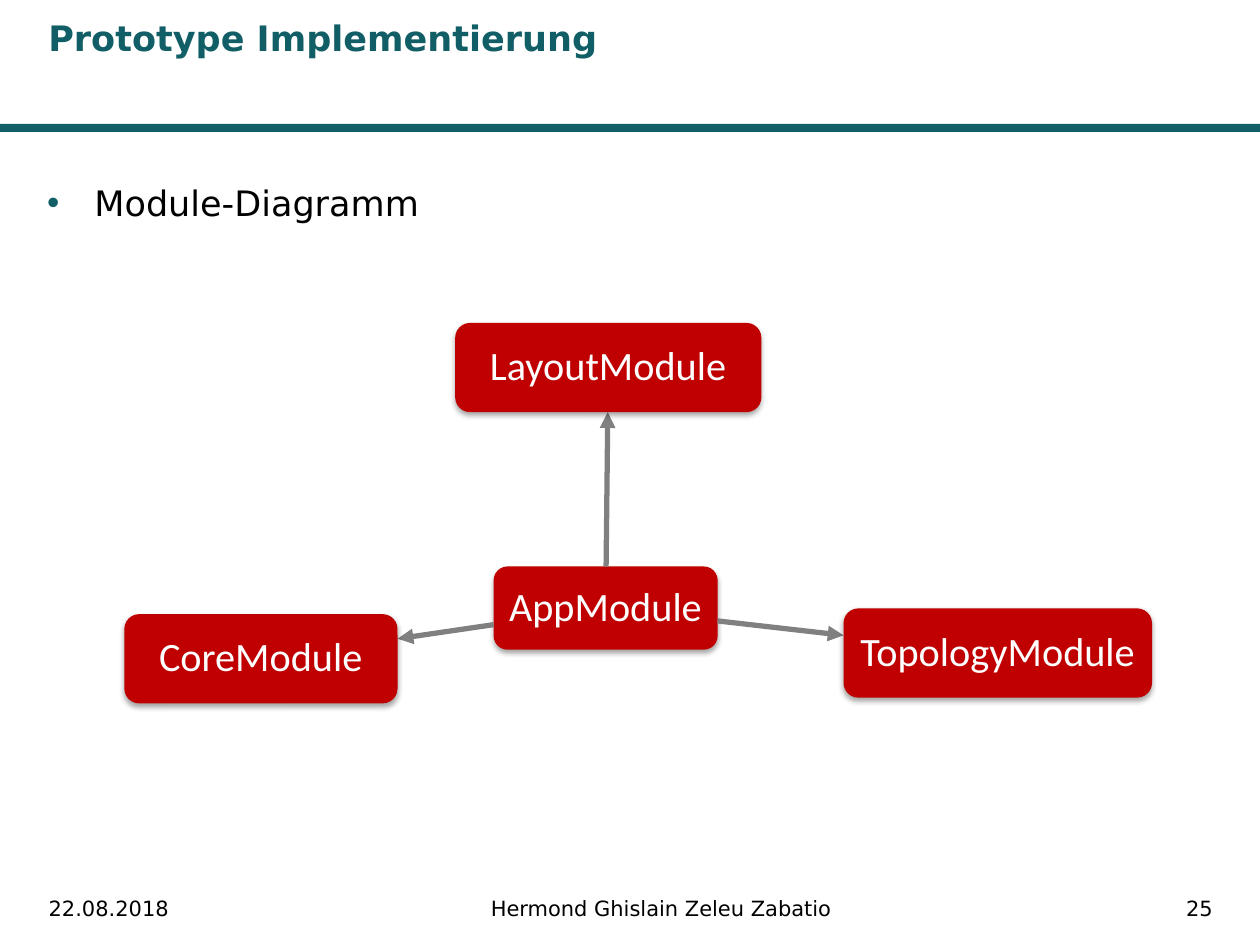
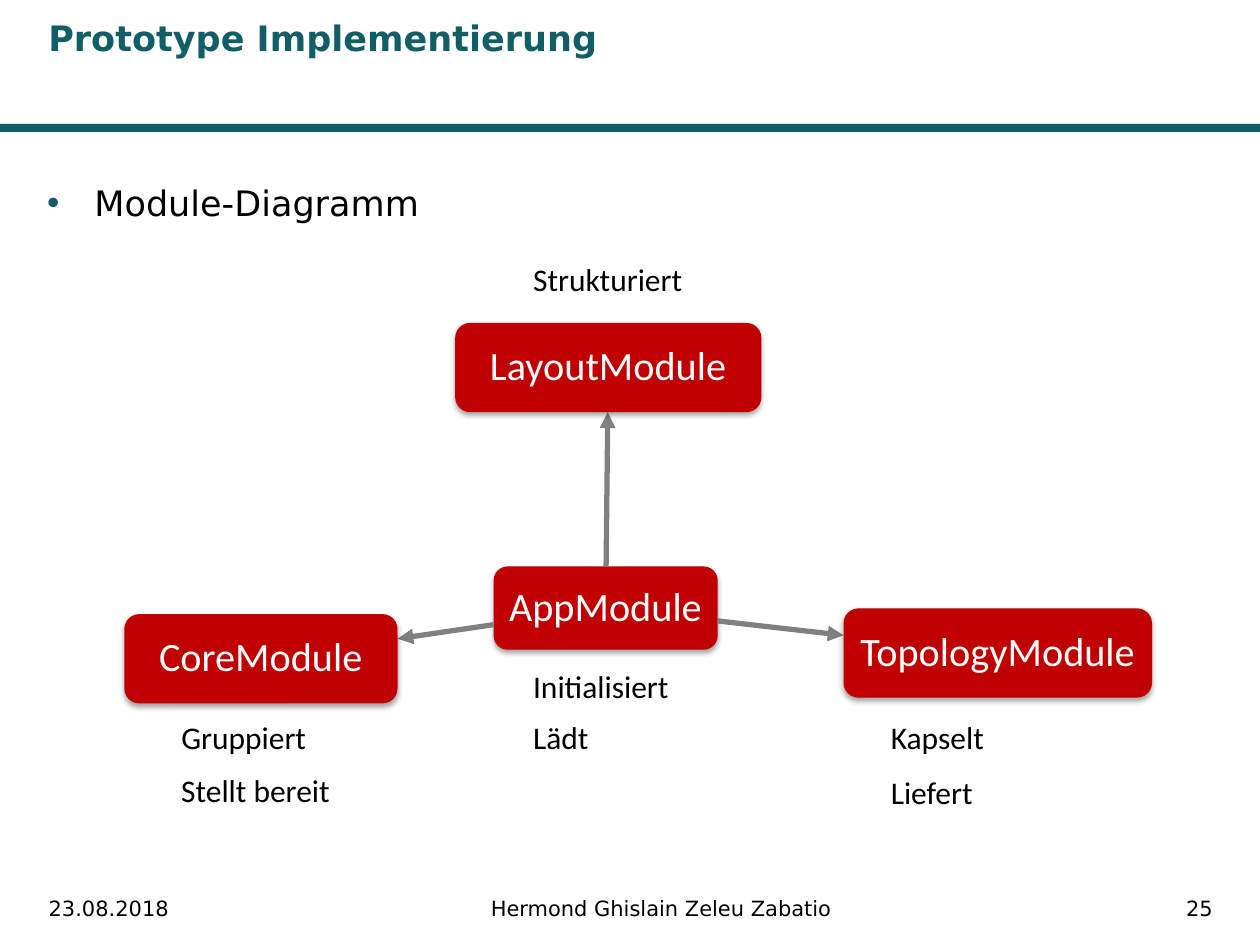
Before and after one commit to Ghislain1/zoe-fb-app, a slide deck: slide 25 of Master-Abschluss.pptx. Drawn at 1260x945 pixels with LibreOffice and Linux fonts; fonts in the diff are those of the drawing; background and template pictures are left out. Boxes give left, top, right and bottom in pixels: in the first picture for what was removed or moved away, otherwise in the second. Text is boxed around its words. In the diff, an @@ line names an element or a change of style, - is before the commit and + after.

```diff
--- a/Master-Abschluss.pptx
+++ b/Master-Abschluss.pptx
@@ text added at (x1=533, y1=269, x2=682, y2=292), 18 pt, text #000000 @@
+Strukturiert
@@ text added at (x1=533, y1=676, x2=668, y2=699), 18 pt, text #000000 @@
+Initialisiert
@@ text added at (x1=181, y1=727, x2=306, y2=754), 18 pt, text #000000 @@
+Gruppiert
@@ text added at (x1=533, y1=727, x2=588, y2=750), 18 pt, text #000000 @@
+Lädt
@@ text added at (x1=891, y1=727, x2=984, y2=754), 18 pt, text #000000 @@
+Kapselt
@@ text added at (x1=181, y1=780, x2=330, y2=803), 18 pt, text #000000 @@
+Stellt bereit
@@ text added at (x1=891, y1=782, x2=973, y2=805), 18 pt, text #000000 @@
+Liefert
@@ text at (x1=49, y1=900, x2=169, y2=917): text changed @@
-22.08.2018
+23.08.2018
```
Also in this commit, not shown: 29 other slides changed.
